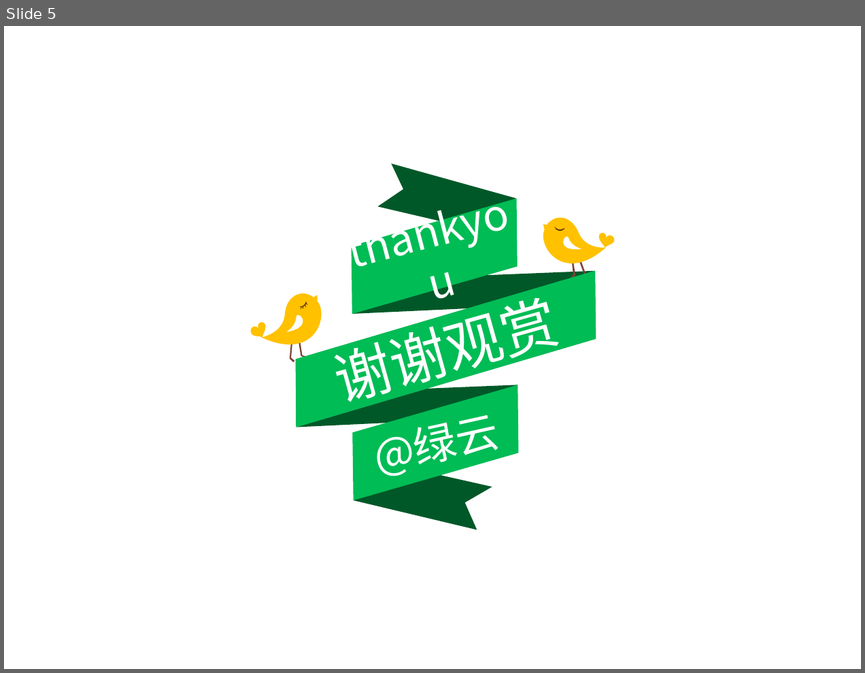
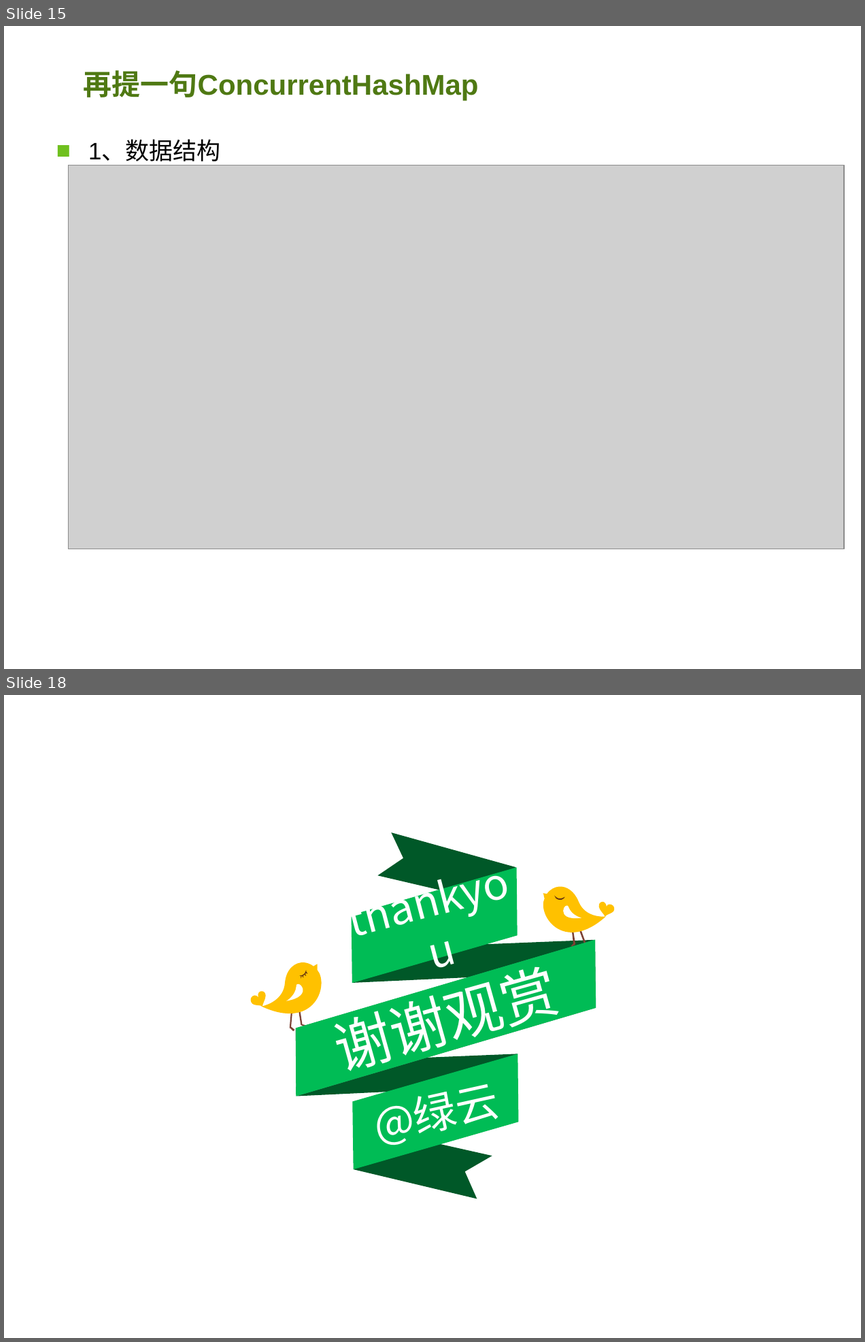
Before and after one commit to aj23pwt/AlgorithmsLearningRoad, a slide deck: 共同学习Java的锁.ppt. Shown one above the other, each under a label of ours: slide 5 before the commit, slides 15 and 18 after it; the slides between them are not shown. The pictures are 865x673 and 865x1342 pixels, drawn with LibreOffice and Linux fonts; fonts in the diff are those of the drawing; grey boxes stand for pictures; background and template pictures are left out. Boxes give left, top, right and bottom in pixels: in the first picture for what was removed or moved away, otherwise in the second. Text is boxed around its words. In the diff, an @@ line names an element or a change of style, - is before the commit and + after.

```diff
--- a/共同学习Java的锁.ppt
+++ b/共同学习Java的锁.ppt
@@ slide 15 added at [4,26,861,669], background picture (left out) @@
@@ title added at [84,70,479,101], 24 pt, text #4F7913, bold @@
+再提一句ConcurrentHashMap
@@ text added at [88,140,221,161], 20 pt, text #000000 @@
+■ 1、数据结构
@@ picture added at [68,165,844,548] @@
@@ what was slide 5 is now slide 18 @@
```
Also in this commit, not shown: 3 slides changed, 12 other slides added, 1 other file.
